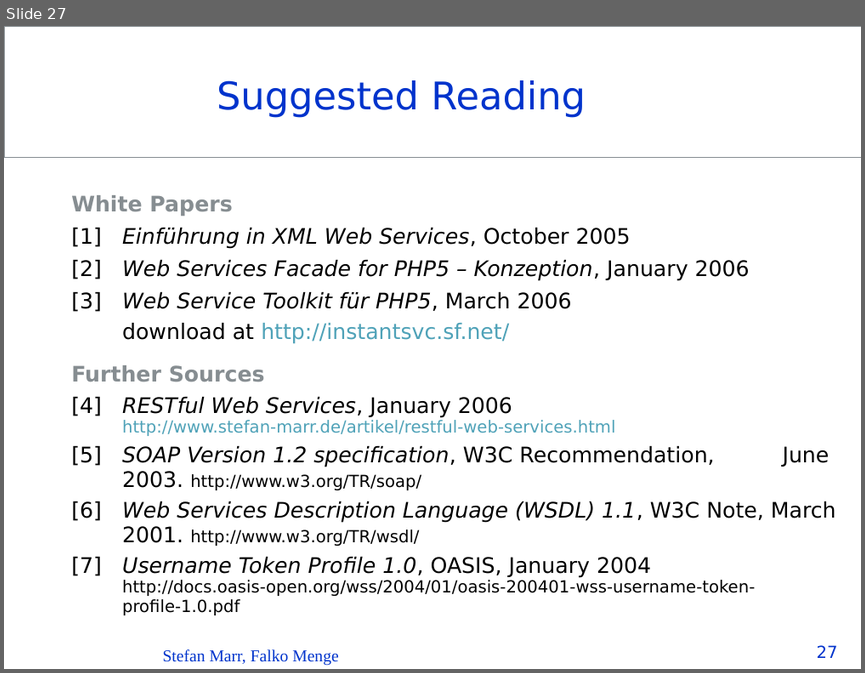
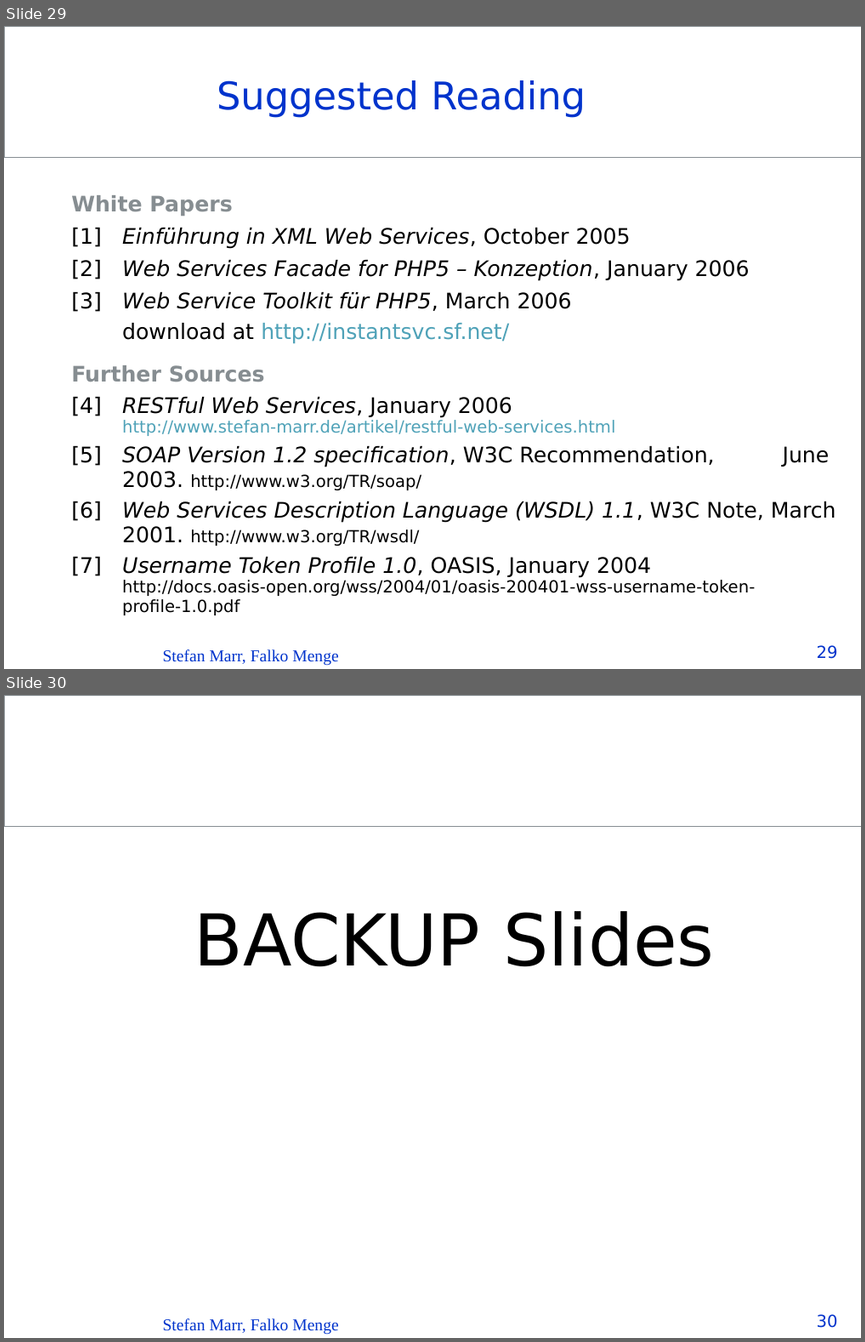
Before and after one commit to Seb35/InstantSVC, a slide deck: doc/presentations/InstantSVC - FrOSCon 2007.ppt. Shown one above the other, each under a label of ours: slide 27 before the commit, slides 29 and 30 after it. The pictures are 865x673 and 865x1342 pixels, drawn with LibreOffice and Linux fonts; fonts in the diff are those of the drawing; background and template pictures are left out. Boxes give left, top, right and bottom in pixels: in the first picture for what was removed or moved away, otherwise in the second. Text is boxed around its words. In the diff, an @@ line names an element or a change of style, - is before the commit and + after.

```diff
--- a/doc/presentations/InstantSVC - FrOSCon 2007.ppt
+++ b/doc/presentations/InstantSVC - FrOSCon 2007.ppt
@@ slide 30 added at (4,695,861,1338), background #FFFFFF; not listed: 1 template element that a slide beside it also shows @@
@@ text added at (194,911,714,967), 60 pt, text #000000 @@
+BACKUP Slides
@@ text added at (163,1318,338,1334), 14 pt, text #0033CC @@
+Stefan Marr, Falko Menge
@@ page number added at (817,1314,838,1327), 14 pt, text #0033CC @@
+30
@@ what was slide 27 is now slide 29 @@
@@ page number at (817,645,838,658): text changed @@
-27
+29
```
Also in this commit, not shown: 5 slides changed, 4 other slides added, 1 other file.
